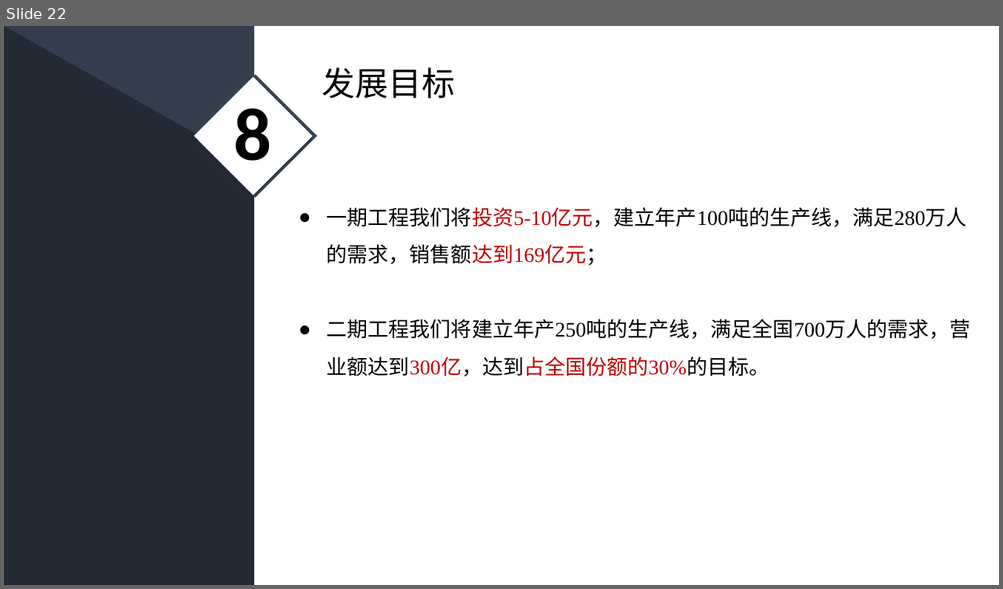
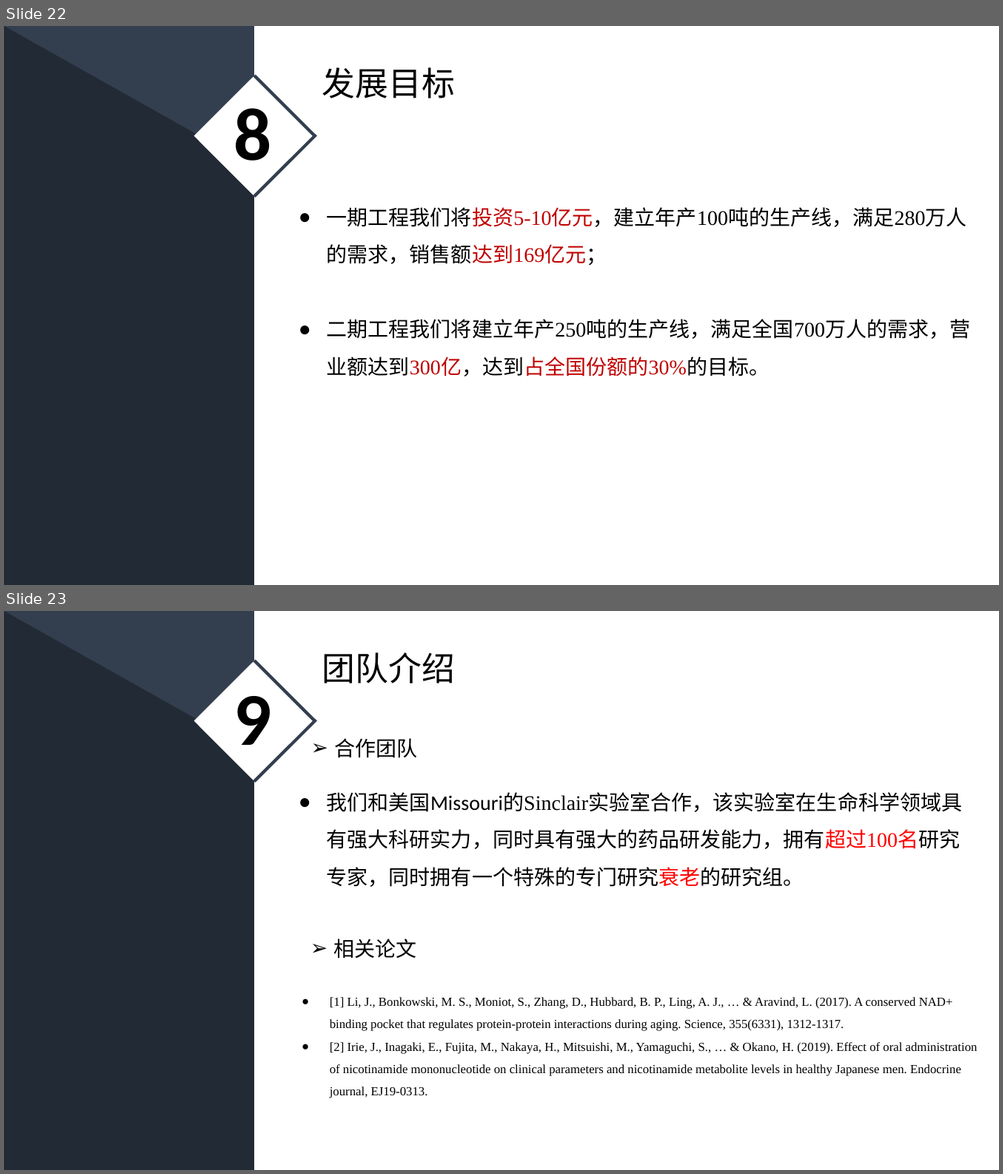
Before and after one commit to JuXue54/blockchain, a slide deck: temp/NMN商业计划书.pptx. Shown one above the other, each under a label of ours: slide 22 before the commit, slides 22 and 23 after it. The pictures are 1003x589 and 1003x1174 pixels, drawn with LibreOffice and Linux fonts; fonts in the diff are those of the drawing; background and template pictures are left out. Boxes give left, top, right and bottom in pixels: in the first picture for what was removed or moved away, otherwise in the second. Text is boxed around its words. In the diff, an @@ line names an element or a change of style, - is before the commit and + after.

```diff
--- a/temp/NMN商业计划书.pptx
+++ b/temp/NMN商业计划书.pptx
@@ slide 23 added at (x1=4, y1=611, x2=999, y2=1170), background #333F50; not listed: 3 template elements that a slide beside it also shows @@
@@ text added at (x1=322, y1=652, x2=455, y2=684), 32 pt, text #000000 @@
+团队介绍
@@ rectangle added at (x1=193, y1=661, x2=315, y2=782), fill #FFFFFF @@
@@ line added from (254, 661) to (314, 721), #333F50 3 pt @@
@@ text added at (x1=233, y1=696, x2=271, y2=762), 72 pt, text #000000, bold @@
+9
@@ line added from (316, 720) to (254, 782), #333F50 3 pt @@
@@ text added at (x1=334, y1=738, x2=417, y2=758), 20 pt, text #000000 @@
+➢ 合作团队
@@ text added at (x1=327, y1=792, x2=962, y2=887), 20 pt, text #000000 @@
+● 我们和美国Missouri的Sinclair实验室合作，该实验室在生命科学领域具有强大科研实力，同时具有强大的药品研发能力，拥有超过100名研究专家，同时拥有一个特殊的专门研究衰老的研究组。
@@ text added at (x1=333, y1=939, x2=416, y2=959), 20 pt, text #000000 @@
+➢ 相关论文
@@ text added at (x1=330, y1=997, x2=977, y2=1099), 12 pt, text #000000 @@
+● [1] Li, J., Bonkowski, M. S., Moniot, S., Zhang, D., Hubbard, B. P., Ling, A. J., … & Aravind, L. (2017). A conserved NAD+ binding pocket that regulates protein-protein interactions during aging. Science, 355(6331), 1312-1317.
+● [2] Irie, J., Inagaki, E., Fujita, M., Nakaya, H., Mitsuishi, M., Yamaguchi, S., … & Okano, H. (2019). Effect of oral administration of nicotinamide mononucleotide on clinical parameters and nicotinamide metabolite levels in healthy Japanese men. Endocrine journal, EJ19-0313.
```
Also in this commit, not shown: 1 other slide added, 2 other files.
